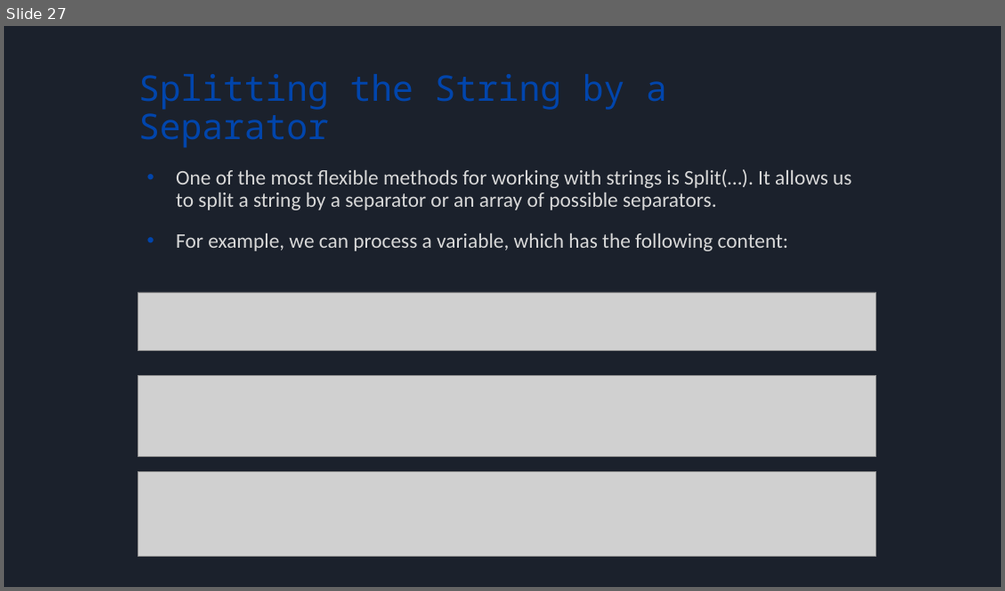
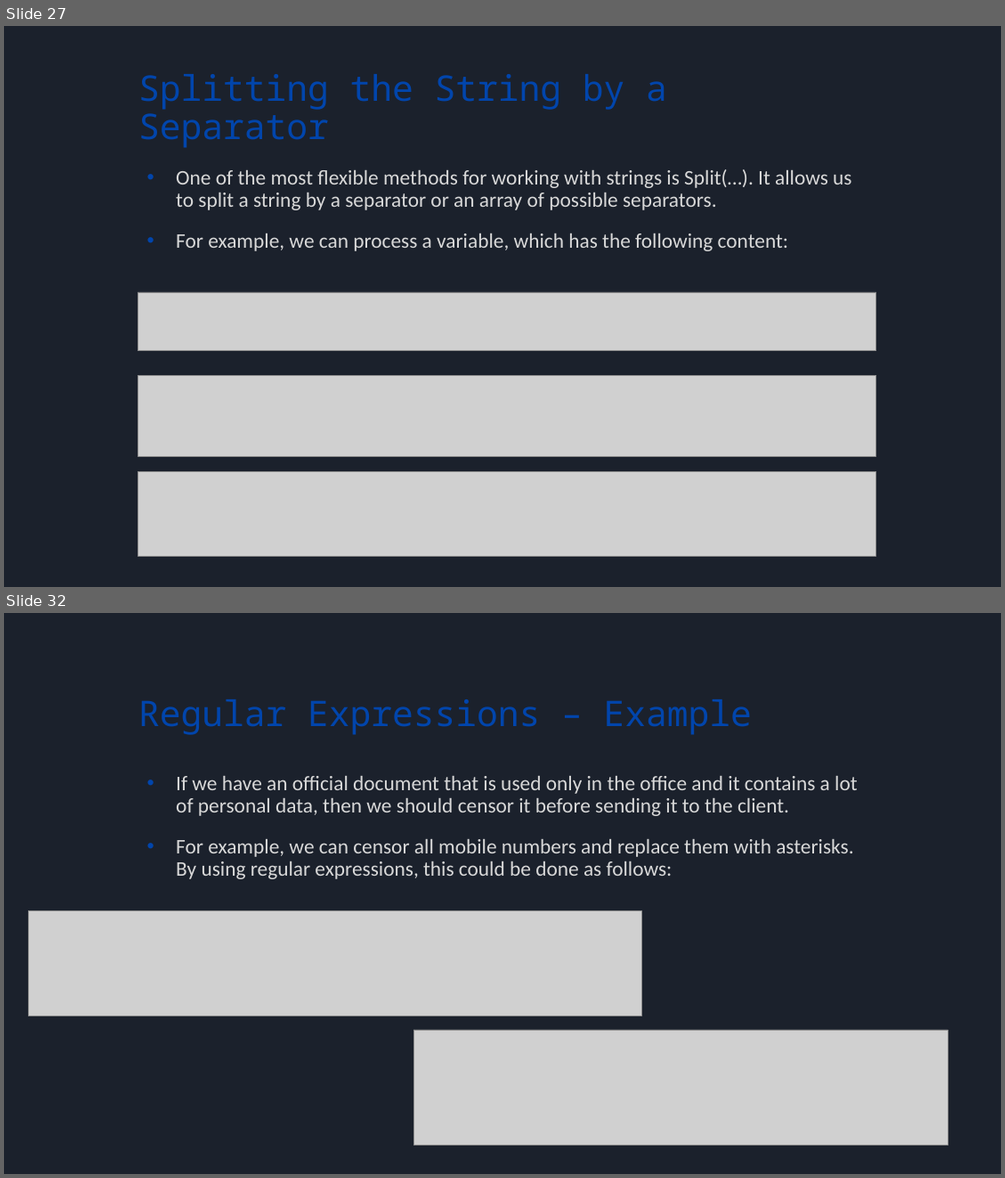
Before and after one commit to bulhard/Principles_Of_Programming, a slide deck: _Presentations/02 Working with strings and texts.pptx. Shown one above the other, each under a label of ours: slide 27 before the commit, slides 27 and 32 after it; the slides between them are not shown. The pictures are 1005x591 and 1005x1178 pixels, drawn with LibreOffice and Linux fonts; fonts in the diff are those of the drawing; grey boxes stand for pictures. Boxes give left, top, right and bottom in pixels: in the first picture for what was removed or moved away, otherwise in the second. Text is boxed around its words. In the diff, an @@ line names an element or a change of style, - is before the commit and + after.

```diff
--- a/_Presentations/02 Working with strings and texts.pptx
+++ b/_Presentations/02 Working with strings and texts.pptx
@@ slide 32 added at (4,613,1001,1174), background #1B212C @@
@@ title added at (138,699,752,735), 34 pt, text #0145AC @@
+Regular Expressions – Example
@@ text added at (176,776,857,879), 20 pt, text #D8D8D8 @@
+• If we have an official document that is used only in the office and it contains a lot of personal data, then we should censor it before sending it to the client.
+• For example, we can censor all mobile numbers and replace them with asterisks. By using regular expressions, this could be done as follows:
@@ picture added at (28,911,641,1016) @@
@@ picture added at (413,1030,948,1144) @@
```
Also in this commit, not shown: 21 other slides added, 6 other files.
